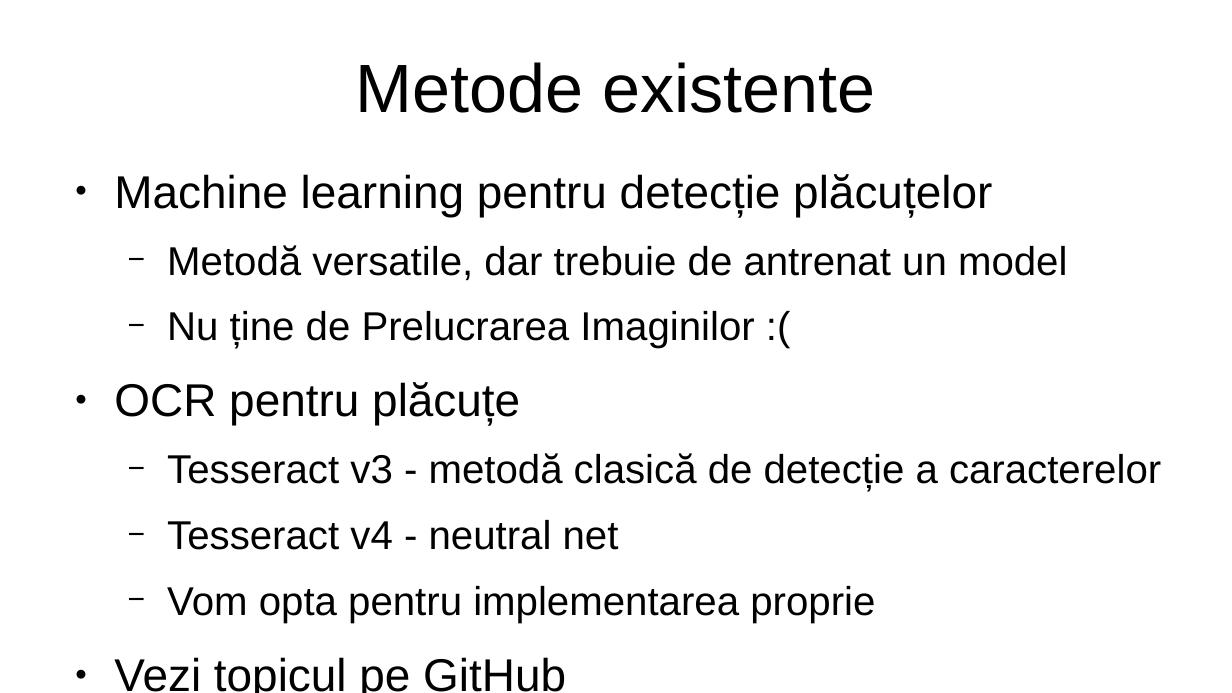
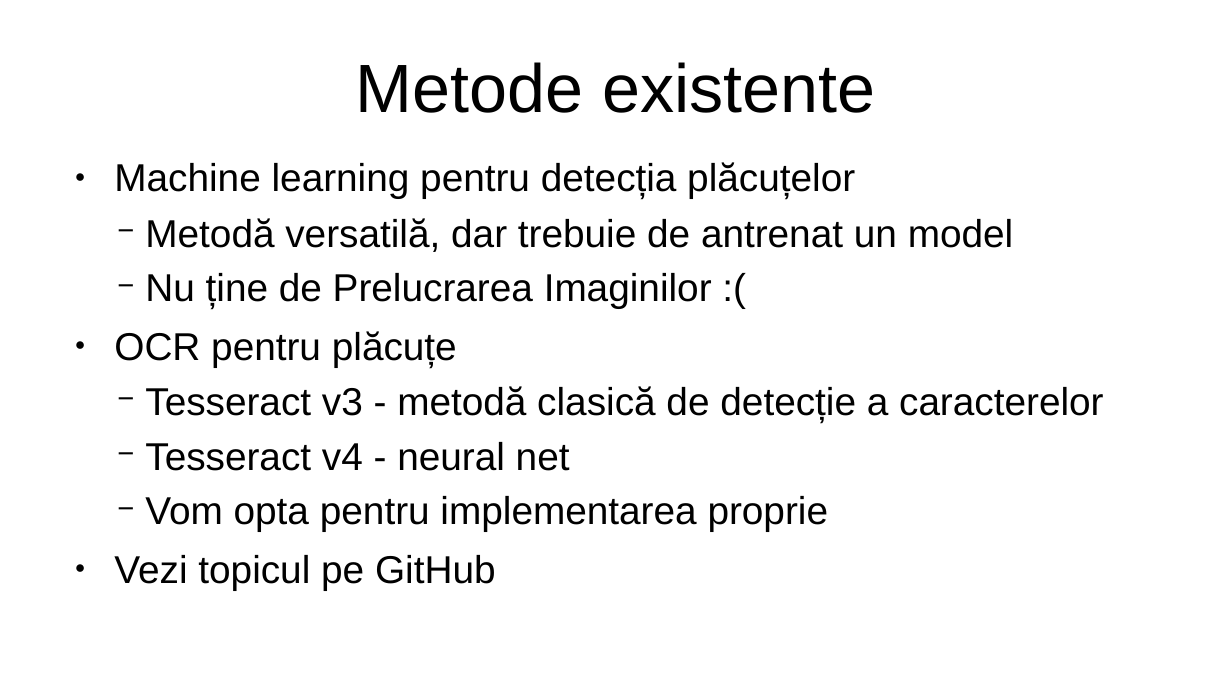
Before and after one commit to Marioalexsan/PI-Proiect, a slide deck: slide 2 of Prezentare PI.odp. Drawn at 1232x693 pixels with LibreOffice and Linux fonts; fonts in the diff are those of the drawing. Boxes give left, top, right and bottom in pixels: in the first picture for what was removed or moved away, otherwise in the second. Text is boxed around its words. In the diff, an @@ line names an element or a change of style, - is before the commit and + after.

```diff
--- a/Prezentare PI.odp
+++ b/Prezentare PI.odp
@@ text at [114,162,1014,252]: text changed; size 25.9 to 25 pt @@
-● Machine learning pentru detecție plăcuțelor
-  − Metodă versatile, dar trebuie de antrenat un model
+● Machine learning pentru detecția plăcuțelor
+  − Metodă versatilă, dar trebuie de antrenat un model
@@ text at [114,273,1104,590]: size 25.9 to 25 pt in "Nu ține de Prelucrarea Imaginilor :(", "Tesseract v3 - metodă clasică de detecție ...", "Vom opta pentru implementarea proprie"; size 29.6 to 25 pt in "OCR pentru plăcuțe", "Vezi topicul pe GitHub"; indent changed; line spacing 1 to 0.7; more space between paragraphs; line spacing 1 to 0.8 @@
@@ text at [145,442,570,471]: text changed; size 25.9 to 25 pt @@
-  − Tesseract v4 - neutral net
+  − Tesseract v4 - neural net
```
Also in this commit, not shown: 5 other slides changed, 13 other files.
